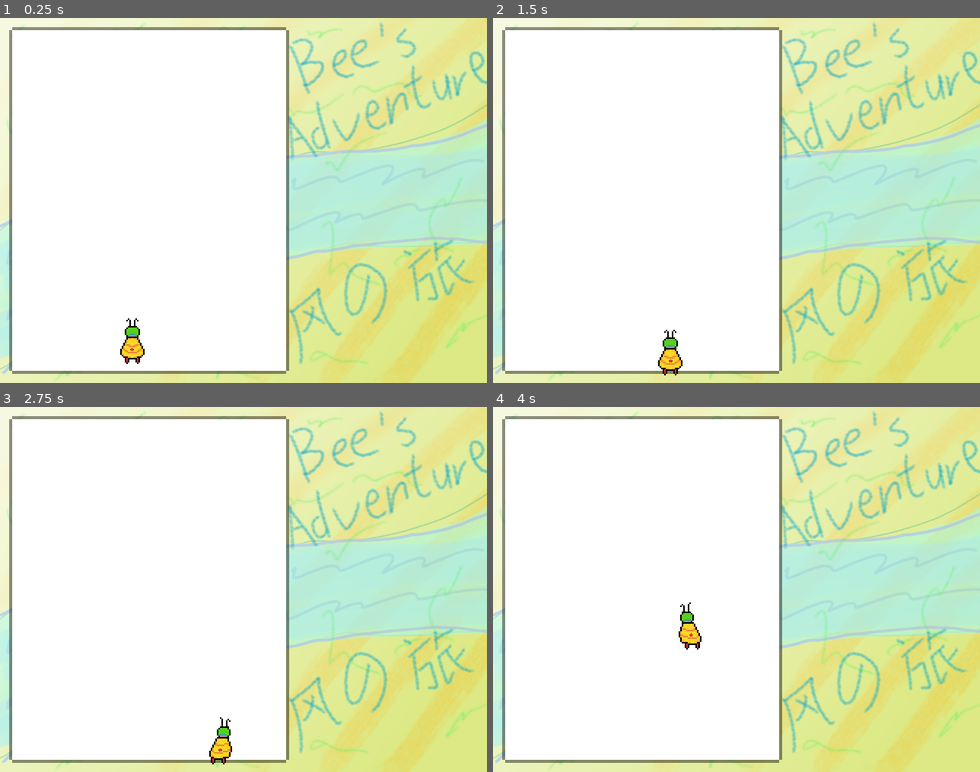
Above: before the commit, frames 1-4 (two rows, left to right).
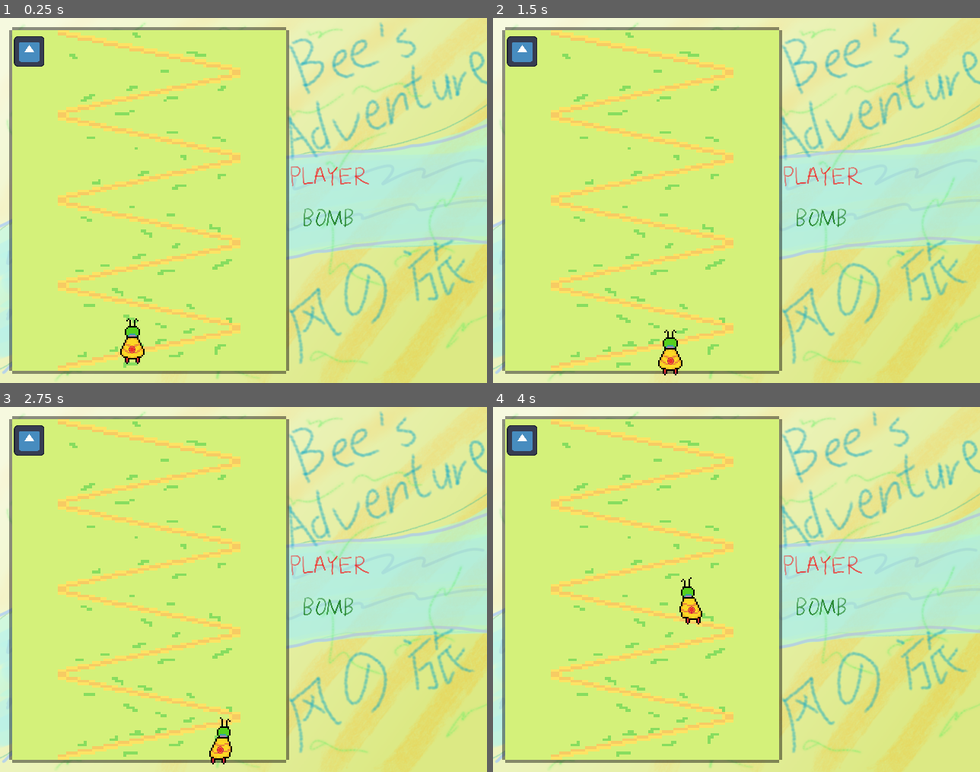
Above: after the commit, the same moments.

Repository: 2192375d/Bee-s-Adventure
Game: Godot game, scene res://game/main-game/main-game.tscn
Same seed, same stepped clock (60 frames per second), same inputs: the game is played once before the commit and once after it. Before the commit the project starts from res://game/main-game.tscn. The engine's default icon, where the game draws it, is replaced by a stand-in: a white triangle on a blue panel in a dark square.
Inputs:
- Up to frame 1 (0.25 s): no input
- Up to frame 2 (1.5 s): tap Enter at 0.5 s; hold Right (right) 0.53-1.28 s; hold Shift (focus) 0.53-1.28 s; hold Down (down) from 1.28 s (still down); tap Shift (focus) at 1.35 s
- Up to frame 3 (2.75 s): tap Space at 2 s; release Down (down) at 2.03 s; hold Right (right) from 2.03 s (still down); hold Shift (focus) from 2.03 s (still down)
- Up to frame 4 (4 s): release Right (right) at 2.78 s; release Shift (focus) at 2.78 s; hold Up (up) 2.78-3.53 s; tap Shift (focus) at 2.85 s; hold Left (left) from 3.53 s (still down); hold Shift (focus) from 3.53 s (still down)

The runs differ from the first frame. In frame 1, 53% of the frame differs, in the area x 2-76%, y 3-97%; in frame 2, 53%; in frame 3, 53%; in frame 4, 53%.

Commit message:
bad attempt

Diff:
--- a/action/action.gd
+++ b/action/action.gd
@@ -2,9 +2,4 @@
 
 extends Resource
 
-var owner: Node2D
-
-@abstract func run() -> void
-
-func setup(new_owner: Node2D) -> void:
-	owner = new_owner
+@abstract func run(context: ActionContext) -> void
--- /dev/null
+++ b/action/action_context.gd
@@ -0,0 +1,13 @@
+class_name ActionContext
+
+extends RefCounted
+
+var owner: Node2D
+var direction: float = NAN
+
+
+func copy() -> ActionContext:
+	var context: ActionContext = ActionContext.new()
+	context.owner = owner
+	context.direction = direction
+	return context
--- /dev/null
+++ b/action/action_modify_context.gd
@@ -0,0 +1,20 @@
+extends Action
+
+class_name ActionModifyContext
+
+@export var action: Action
+
+func run(context: ActionContext) -> void:
+	assert(action != null)
+	assert(context.owner != null)
+
+	var child_context: ActionContext = context.copy()
+	child_context.direction = _get_direction(context)
+
+	@warning_ignore("redundant_await")
+	await action.run(child_context)
+
+
+func _get_direction(context: ActionContext) -> float:
+	var difference: Vector2 = GameSession.get_player().position - context.owner.position
+	return difference.angle()
--- /dev/null
+++ b/action/action_repeat_action.gd
@@ -0,0 +1,15 @@
+extends Action
+
+class_name ActionRepeatAction
+
+@export var action: Action
+@export var delay: float
+@export var number_of_repeats: int
+
+func run(context: ActionContext) -> void:
+	assert(action != null)
+
+	for i in range(number_of_repeats):
+		@warning_ignore("redundant_await")
+		await action.run(context)
+		await Utils.wait(delay)
--- /dev/null
+++ b/action/action_run_parallel.gd
@@ -0,0 +1,11 @@
+extends Action
+
+class_name ActionRunParallel
+
+@export var actions: Array[Action]
+
+
+func run(context: ActionContext) -> void:
+	for action: Action in actions:
+		assert(action != null)
+		action.run(context)
--- /dev/null
+++ b/action/action_shoot_bullet.gd
@@ -0,0 +1,40 @@
+@tool
+extends Action
+class_name ActionShootBullet
+
+enum Mode {
+	FIXED_DIRECTION = 0,
+	CONTEXT_DIRECTION = 1,
+	PLAYER_DIRECTION = 2,
+}
+
+@export var bullet_scene: PackedScene
+@export var mode: Mode = Mode.FIXED_DIRECTION:
+	set(value):
+		mode = value
+		notify_property_list_changed()
+@export var angle: float = PI / 2
+@export var speed: float = 200
+
+
+func _validate_property(property: Dictionary) -> void:
+	if property.name == "angle" and mode != Mode.FIXED_DIRECTION:
+		property.usage = PROPERTY_USAGE_NO_EDITOR
+
+
+func run(context: ActionContext) -> void:
+	assert(context.owner != null)
+
+	var bullet: Bullet = bullet_scene.instantiate()
+	bullet.setup(context.owner.position, speed, _get_direction(context))
+	GameSession.get_game().add_child(bullet)
+
+
+func _get_direction(context: ActionContext) -> float:
+	if mode == Mode.CONTEXT_DIRECTION:
+		assert(not is_nan(context.direction))
+		return context.direction
+	if mode == Mode.PLAYER_DIRECTION:
+		var difference: Vector2 = GameSession.get_player().position - context.owner.position
+		return difference.angle()
+	return angle
--- a/action/action_spawn_enemy.gd
+++ b/action/action_spawn_enemy.gd
@@ -1,4 +1,6 @@
 extends Action
+
+class_name ActionSpawnEnemy
 
 enum SpawnpointMode {
 	GRID = 0,
@@ -10,7 +12,7 @@
 @export var actions: Array[Action]
 @export var hp: int
 
-func run() -> void:
+func run(_context: ActionContext) -> void:
 	var enemy: Enemy = enemy_scene.instantiate()
 	enemy.setup(spawnpoint.get_position(), actions, hp)
 	GameSession.get_game().add_child(enemy)
--- /dev/null
+++ b/action/resources/action_shoot_trial1.tres
@@ -0,0 +1,11 @@
+[gd_resource type="Resource" script_class="ActionModifyContext" format=3 uid="uid://vxhoy4xt8100"]
+
+[ext_resource type="Script" uid="uid://pmx0t0cgl0ib" path="res://action/action_modify_context.gd" id="1_am276"]
+
+[sub_resource type="Resource" id="Resource_am276"]
+script = ExtResource("1_am276")
+metadata/_custom_type_script = "uid://pmx0t0cgl0ib"
+
+[resource]
+script = ExtResource("1_am276")
+action = SubResource("Resource_am276")
--- a/autoloads/constants.gd
+++ b/autoloads/constants.gd
@@ -2,3 +2,6 @@
 
 var gamesize_x: float = 360
 var gamesize_y: float = 448
+
+var max_HP: int = 4
+var max_bomb: int = 4
--- a/autoloads/database/enemy_db.gd
+++ /dev/null
@@ -1,12 +0,0 @@
-extends Node
-
-enum EnemyEnum {
-	BASE = 0
-}
-
-var enemy_enum_dictionary: Dictionary[EnemyEnum, PackedScene] = {
-	EnemyEnum.BASE: load("uid://cl8xwiou2wf3k")
-}
-
-func get_enemy_scene(enemy_enum: EnemyEnum) -> PackedScene:
-	return enemy_enum_dictionary[enemy_enum]
--- a/autoloads/game_session.gd
+++ b/autoloads/game_session.gd
@@ -1,6 +1,10 @@
 extends Node
 
 var game: Game
+var player: Player
+
+var player_HP: int
+var player_bomb: int
 
 func get_game() -> Game:
 	assert(game != null)
@@ -11,5 +15,20 @@
 	assert(new_game != null)
 	game = new_game
 
+	player_HP = 2
+	player_bomb = 2
+
 func end_game() -> void:
 	game = null
+
+func get_player() -> Player:
+	assert(player != null)
+	return player
+
+func set_player(new_player: Player) -> void:
+	assert(player == null)
+	assert(new_player != null)
+	player = new_player
+
+func end_player() -> void:
+	player = null
--- /dev/null
+++ b/autoloads/utils.gd
@@ -0,0 +1,5 @@
+extends Node
+
+# async function, creates a new timer, waits for time_interval seconds
+func wait(time_interval: float) -> void:
+	await get_tree().create_timer(time_interval).timeout
--- /dev/null
+++ b/bullet/bullet-shard.tscn
@@ -0,0 +1,119 @@
+[gd_scene format=3 uid="uid://vf5gjkugss73"]
+
+[ext_resource type="Script" uid="uid://crbjckd5fut72" path="res://bullet/bullet.gd" id="1_v7oki"]
+[ext_resource type="Texture2D" uid="uid://d3ounuyaehbvy" path="res://bullet/shard-Sheet.png" id="2_6wip1"]
+
+[sub_resource type="RectangleShape2D" id="RectangleShape2D_v7oki"]
+size = Vector2(4, 2)
+
+[sub_resource type="AtlasTexture" id="AtlasTexture_0qjqd"]
+atlas = ExtResource("2_6wip1")
+region = Rect2(0, 0, 16, 16)
+
+[sub_resource type="AtlasTexture" id="AtlasTexture_xvnxm"]
+atlas = ExtResource("2_6wip1")
+region = Rect2(16, 0, 16, 16)
+
+[sub_resource type="AtlasTexture" id="AtlasTexture_ynyjt"]
+atlas = ExtResource("2_6wip1")
+region = Rect2(32, 0, 16, 16)
+
+[sub_resource type="AtlasTexture" id="AtlasTexture_3udht"]
+atlas = ExtResource("2_6wip1")
+region = Rect2(48, 0, 16, 16)
+
+[sub_resource type="AtlasTexture" id="AtlasTexture_86agt"]
+atlas = ExtResource("2_6wip1")
+region = Rect2(64, 0, 16, 16)
+
+[sub_resource type="AtlasTexture" id="AtlasTexture_w86ck"]
+atlas = ExtResource("2_6wip1")
+region = Rect2(80, 0, 16, 16)
+
+[sub_resource type="AtlasTexture" id="AtlasTexture_6dxiy"]
+atlas = ExtResource("2_6wip1")
+region = Rect2(96, 0, 16, 16)
+
+[sub_resource type="AtlasTexture" id="AtlasTexture_um5lb"]
+atlas = ExtResource("2_6wip1")
+region = Rect2(112, 0, 16, 16)
+
+[sub_resource type="AtlasTexture" id="AtlasTexture_ftesn"]
+atlas = ExtResource("2_6wip1")
+region = Rect2(128, 0, 16, 16)
+
+[sub_resource type="AtlasTexture" id="AtlasTexture_8p2yi"]
+atlas = ExtResource("2_6wip1")
+region = Rect2(144, 0, 16, 16)
+
+[sub_resource type="AtlasTexture" id="AtlasTexture_iu5sv"]
+atlas = ExtResource("2_6wip1")
+region = Rect2(160, 0, 16, 16)
+
+[sub_resource type="AtlasTexture" id="AtlasTexture_udjwv"]
+atlas = ExtResource("2_6wip1")
+region = Rect2(176, 0, 16, 16)
+
+[sub_resource type="SpriteFrames" id="SpriteFrames_56lgj"]
+animations = [{
+"frames": [{
+"duration": 1.0,
+"texture": SubResource("AtlasTexture_0qjqd")
+}, {
+"duration": 1.0,
+"texture": SubResource("AtlasTexture_xvnxm")
+}, {
+"duration": 1.0,
+"texture": SubResource("AtlasTexture_ynyjt")
+}, {
+"duration": 1.0,
+"texture": SubResource("AtlasTexture_3udht")
+}, {
+"duration": 1.0,
+"texture": SubResource("AtlasTexture_86agt")
+}, {
+"duration": 1.0,
+"texture": SubResource("AtlasTexture_w86ck")
+}, {
+"duration": 1.0,
+"texture": SubResource("AtlasTexture_6dxiy")
+}, {
+"duration": 1.0,
+"texture": SubResource("AtlasTexture_um5lb")
+}, {
+"duration": 1.0,
+"texture": SubResource("AtlasTexture_ftesn")
+}, {
+"duration": 1.0,
+"texture": SubResource("AtlasTexture_8p2yi")
+}, {
+"duration": 1.0,
+"texture": SubResource("AtlasTexture_iu5sv")
+}, {
+"duration": 1.0,
+"texture": SubResource("AtlasTexture_udjwv")
+}],
+"loop": true,
+"name": &"default",
+"speed": 30.0
+}]
+
+[node name="bullet" type="Area2D" unique_id=161163662 node_paths=PackedStringArray("animation")]
+z_index = 4096
+script = ExtResource("1_v7oki")
+speed = 10.0
+direction = 1.0
+animation = NodePath("AnimatedSprite2D")
+metadata/_custom_type_script = "uid://crbjckd5fut72"
+
+[node name="CollisionShape2D" type="CollisionShape2D" parent="." unique_id=824151333]
+scale = Vector2(0.99999994, 0.99999994)
+shape = SubResource("RectangleShape2D_v7oki")
+
+[node name="AnimatedSprite2D" type="AnimatedSprite2D" parent="." unique_id=1948596459]
+rotation = 1.5707964
+sprite_frames = SubResource("SpriteFrames_56lgj")
+frame_progress = 0.9406068
+
+[connection signal="area_entered" from="." to="." method="_on_area_entered"]
+[connection signal="body_entered" from="." to="." method="_on_body_entered"]
--- /dev/null
+++ b/bullet/bullet-spike.tscn
@@ -0,0 +1,33 @@
+[gd_scene format=3 uid="uid://cbr6n8jecj1l7"]
+
+[ext_resource type="Script" uid="uid://crbjckd5fut72" path="res://bullet/bullet.gd" id="1_5d85f"]
+[ext_resource type="Texture2D" uid="uid://dkf24seli3drj" path="res://bullet/spike.png" id="2_5d85f"]
+
+[sub_resource type="SpriteFrames" id="SpriteFrames_5d85f"]
+animations = [{
+"frames": [{
+"duration": 1.0,
+"texture": ExtResource("2_5d85f")
+}],
+"loop": true,
+"name": &"default",
+"speed": 5.0
+}]
+
+[node name="bullet" type="Area2D" unique_id=161163662 node_paths=PackedStringArray("animation")]
+z_index = 4096
+script = ExtResource("1_5d85f")
+speed = 10.0
+direction = 1.0
+animation = NodePath("AnimatedSprite2D")
+metadata/_custom_type_script = "uid://crbjckd5fut72"
+
+[node name="AnimatedSprite2D" type="AnimatedSprite2D" parent="." unique_id=1618633331]
+rotation = 1.5707964
+sprite_frames = SubResource("SpriteFrames_5d85f")
+
+[node name="CollisionPolygon2D" type="CollisionPolygon2D" parent="." unique_id=1547567186]
+polygon = PackedVector2Array(-6, -4, 6, 0, -6, 4)
+
+[connection signal="area_entered" from="." to="." method="_on_area_entered"]
+[connection signal="body_entered" from="." to="." method="_on_body_entered"]
--- a/bullet/bullet.gd
+++ b/bullet/bullet.gd
@@ -4,7 +4,11 @@
 
 @export var speed: float = 80
 @export var direction: float = PI
+@export var animation: AnimatedSprite2D
 
+
+func _ready() -> void:
+	animation.play("default")
 
 func setup(spawnpoint: Vector2, new_speed: float, new_direction: float) -> void:
 	position = spawnpoint
@@ -15,3 +19,9 @@
 	position.x += speed * delta * cos(direction)
 	position.y += speed * delta * sin(direction)
 	rotation = direction
+
+func _on_body_entered(body: Node2D) -> void:
+	if body.is_in_group("Border"):
+		queue_free()
+	if body is Player:
+		print("player hit!")
--- a/bullet/bullet.tscn
+++ /dev/null
@@ -1,24 +0,0 @@
-[gd_scene format=3 uid="uid://vf5gjkugss73"]
-
-[ext_resource type="Script" uid="uid://crbjckd5fut72" path="res://bullet/bullet.gd" id="1_v7oki"]
-
-[sub_resource type="CanvasTexture" id="CanvasTexture_rtl8c"]
-
-[sub_resource type="RectangleShape2D" id="RectangleShape2D_v7oki"]
-size = Vector2(4, 2)
-
-[node name="bullet" type="Area2D" unique_id=161163662]
-scale = Vector2(7, 7)
-script = ExtResource("1_v7oki")
-speed = 10.0
-direction = 1.0
-metadata/_custom_type_script = "uid://crbjckd5fut72"
-
-[node name="Sprite2D" type="Sprite2D" parent="." unique_id=2133278521]
-position = Vector2(-8.940697e-08, 0)
-scale = Vector2(4, 2)
-texture = SubResource("CanvasTexture_rtl8c")
-
-[node name="CollisionShape2D" type="CollisionShape2D" parent="." unique_id=824151333]
-scale = Vector2(0.99999994, 0.99999994)
-shape = SubResource("RectangleShape2D_v7oki")
--- a/enemy/enemy.gd
+++ b/enemy/enemy.gd
@@ -10,11 +10,12 @@
 	hp = new_hp
 	position = spawnpoint
 
-func run() -> void:
+func _ready() -> void:
+	var context: ActionContext = ActionContext.new()
+	context.owner = self
 
 	for action: Action in actions:
-		action.setup(self)
 		@warning_ignore("redundant_await")
-		await action.run()
+		await action.run(context)
 
 	print("enemy: ", self , ", action complete")
--- a/game/chapter/chapter.gd
+++ b/game/chapter/chapter.gd
@@ -1,7 +1,15 @@
-@abstract class_name Chapter
+class_name Chapter
 
-extends Node
+extends Resource
 
-@abstract func setup() -> void
+@export var actions: Array[Action]
 
-@abstract func run() -> void
+func run() -> void:
+	print("chapter: ", self, " started")
+	var context: ActionContext = ActionContext.new()
+
+	for action: Action in actions:
+		@warning_ignore("redundant_await")
+		await action.run(context)
+
+	print("chatper: ", self, " ended")
--- a/game/game.gd
+++ b/game/game.gd
@@ -3,7 +3,11 @@
 class_name Game
 
 @export var chapters: Array[Chapter]
+@export var player: Player
 
 func _ready() -> void:
-	Log.add_message("game running")
 	GameSession.set_game(self)
+	GameSession.set_player(player)
+
+	for chapter: Chapter in chapters:
+		await chapter.run()
--- a/game/game.tscn
+++ b/game/game.tscn
@@ -1,7 +1,29 @@
 [gd_scene format=3 uid="uid://c7nys4vbxchxj"]
 
 [ext_resource type="Script" uid="uid://ysefr2f0r0k5" path="res://game/game.gd" id="1_vasa2"]
+[ext_resource type="Script" uid="uid://cvng41fh2rs6r" path="res://game/chapter/chapter.gd" id="2_4fuuu"]
 [ext_resource type="PackedScene" uid="uid://baxmvecpiqym3" path="res://player/Player.tscn" id="2_vasa2"]
+[ext_resource type="Script" uid="uid://dp28skslf804j" path="res://action/action.gd" id="3_dxrkv"]
+[ext_resource type="PackedScene" uid="uid://cl8xwiou2wf3k" path="res://enemy/scenes/enemy.tscn" id="4_u5opy"]
+[ext_resource type="Script" uid="uid://dun0eliyueoin" path="res://action/action_spawn_enemy.gd" id="5_y36n6"]
+[ext_resource type="Script" uid="uid://xy43mn27kw1u" path="res://position_data.gd" id="6_l8g03"]
+[ext_resource type="Texture2D" uid="uid://dqvicg7166xwb" path="res://other-assets/background.png" id="8_y36n6"]
+
+[sub_resource type="Resource" id="Resource_y36n6"]
+script = ExtResource("6_l8g03")
+metadata/_custom_type_script = "uid://xy43mn27kw1u"
+
+[sub_resource type="Resource" id="Resource_dakft"]
+script = ExtResource("5_y36n6")
+enemy_scene = ExtResource("4_u5opy")
+spawnpoint = SubResource("Resource_y36n6")
+hp = 2
+metadata/_custom_type_script = "uid://dun0eliyueoin"
+
+[sub_resource type="Resource" id="Resource_l8g03"]
+script = ExtResource("2_4fuuu")
+actions = Array[ExtResource("3_dxrkv")]([SubResource("Resource_dakft")])
+metadata/_custom_type_script = "uid://cvng41fh2rs6r"
 
 [sub_resource type="RectangleShape2D" id="RectangleShape2D_h7iqs"]
 size = Vector2(4, 448)
@@ -12,22 +34,17 @@
 [sub_resource type="RectangleShape2D" id="RectangleShape2D_vasa2"]
 size = Vector2(360, 4)
 
-[node name="Game" type="Node2D" unique_id=1773648866]
+[node name="Game" type="Node2D" unique_id=1773648866 node_paths=PackedStringArray("player")]
 script = ExtResource("1_vasa2")
+chapters = Array[ExtResource("2_4fuuu")]([SubResource("Resource_l8g03")])
+player = NodePath("Player")
 metadata/_custom_type_script = "uid://ysefr2f0r0k5"
-
-[node name="Chapters" type="Node" parent="." unique_id=1495966607]
 
 [node name="Player" parent="." unique_id=91950019 instance=ExtResource("2_vasa2")]
 z_index = 20
 position = Vector2(180, 400)
-speed = 200.0
 
-[node name="Background" type="ColorRect" parent="." unique_id=244097874]
-offset_right = 360.0
-offset_bottom = 448.0
-
-[node name="BorderLeft" type="StaticBody2D" parent="." unique_id=671873581]
+[node name="BorderLeft" type="StaticBody2D" parent="." unique_id=671873581 groups=["Border"]]
 position = Vector2(-2, 224)
 
 [node name="CollisionShape2D" type="CollisionShape2D" parent="BorderLeft" unique_id=1520314900]
@@ -40,7 +57,7 @@
 offset_bottom = 224.0
 color = Color(0, 0, 0, 0.43529412)
 
-[node name="BorderRight" type="StaticBody2D" parent="." unique_id=1559789703]
+[node name="BorderRight" type="StaticBody2D" parent="." unique_id=1559789703 groups=["Border"]]
 position = Vector2(362, 224)
 
 [node name="CollisionShape2D" type="CollisionShape2D" parent="BorderRight" unique_id=976210112]
@@ -53,7 +70,7 @@
 offset_bottom = 224.0
 color = Color(0, 0, 0, 0.43529412)
 
-[node name="BorderTop" type="StaticBody2D" parent="." unique_id=1438711696]
+[node name="BorderTop" type="StaticBody2D" parent="." unique_id=1438711696 groups=["Border"]]
 position = Vector2(180, -2)
 
 [node name="CollisionShape2D" type="CollisionShape2D" parent="BorderTop" unique_id=698959948]
@@ -66,7 +83,7 @@
 offset_bottom = 2.0
 color = Color(0, 0, 0, 0.43529412)
 
-[node name="BorderBottom" type="StaticBody2D" parent="." unique_id=1370124505]
+[node name="BorderBottom" type="StaticBody2D" parent="." unique_id=1370124505 groups=["Border"]]
 position = Vector2(180, 450)
 
 [node name="CollisionShape2D" type="CollisionShape2D" parent="BorderBottom" unique_id=246545202]
@@ -78,3 +95,16 @@
 offset_right = 180.0
 offset_bottom = 2.0
 color = Color(0, 0, 0, 0.43529412)
+
+[node name="ColorRect" type="ColorRect" parent="." unique_id=1090104896]
+z_index = -10
+offset_right = 360.0
+offset_bottom = 448.0
+
+[node name="TextureRect" type="TextureRect" parent="." unique_id=2049217621]
+modulate = Color(1, 1, 1, 0.70980394)
+z_index = -5
+offset_right = 360.0
+offset_bottom = 448.0
+texture = ExtResource("8_y36n6")
+expand_mode = 1
--- a/game/main-game.tscn
+++ /dev/null
@@ -1,20 +0,0 @@
-[gd_scene format=3 uid="uid://dropsn8m4mvph"]
-
-[ext_resource type="PackedScene" uid="uid://c7nys4vbxchxj" path="res://game/game.tscn" id="1_dox7j"]
-[ext_resource type="Texture2D" uid="uid://ds5xvrtbe0hlh" path="res://other-assets/main-game.png" id="2_0r78k"]
-
-[node name="MainGame" type="Control" unique_id=332004519]
-layout_mode = 3
-anchors_preset = 0
-offset_right = 40.0
-offset_bottom = 40.0
-
-[node name="TextureRect" type="TextureRect" parent="." unique_id=1725621398]
-layout_mode = 0
-anchor_right = 16.0
-anchor_bottom = 12.0
-texture = ExtResource("2_0r78k")
-metadata/_edit_use_anchors_ = true
-
-[node name="Game" parent="." unique_id=1773648866 instance=ExtResource("1_dox7j")]
-position = Vector2(16, 16)
--- /dev/null
+++ b/game/main-game/main-game.tscn
@@ -0,0 +1,42 @@
+[gd_scene format=3 uid="uid://dropsn8m4mvph"]
+
+[ext_resource type="Texture2D" uid="uid://ds5xvrtbe0hlh" path="res://other-assets/main-game.png" id="1_xfj1l"]
+[ext_resource type="PackedScene" uid="uid://c7nys4vbxchxj" path="res://game/game.tscn" id="2_x2sn0"]
+[ext_resource type="Texture2D" uid="uid://dt75tvsv7tkb0" path="res://game/main-game/assets/PLAYER_UI.png" id="3_7wrx2"]
+[ext_resource type="Texture2D" uid="uid://boro05pk0gpgh" path="res://game/main-game/assets/BOMB_UI.png" id="4_jtg4o"]
+
+[node name="MainGame" type="Control" unique_id=332004519]
+layout_mode = 3
+anchors_preset = 0
+offset_right = 40.0
+offset_bottom = 40.0
+
+[node name="TextureRect" type="TextureRect" parent="." unique_id=1725621398]
+z_index = -99
+layout_mode = 1
+anchors_preset = -1
+anchor_right = 16.0
+anchor_bottom = 12.0
+texture = ExtResource("1_xfj1l")
+metadata/_edit_use_anchors_ = true
+
+[node name="Game" parent="." unique_id=1773648866 instance=ExtResource("2_x2sn0")]
+position = Vector2(16, 16)
+
+[node name="PLAYER_UI" type="TextureRect" parent="." unique_id=570452777]
+layout_mode = 0
+offset_left = 374.0
+offset_top = 190.0
+offset_right = 839.0
+offset_bottom = 324.0
+scale = Vector2(0.25, 0.25)
+texture = ExtResource("3_7wrx2")
+
+[node name="BOMB_UI" type="TextureRect" parent="." unique_id=1472709213]
+layout_mode = 0
+offset_left = 396.0
+offset_top = 247.0
+offset_right = 703.0
+offset_bottom = 364.0
+scale = Vector2(0.25, 0.25)
+texture = ExtResource("4_jtg4o")
--- a/player/Player.tscn
+++ b/player/Player.tscn
@@ -1,7 +1,7 @@
 [gd_scene format=3 uid="uid://baxmvecpiqym3"]
 
 [ext_resource type="Script" uid="uid://82ecuufsfs51" path="res://player/player.gd" id="1_3c3w1"]
-[ext_resource type="Script" uid="uid://xy43mn27kw1u" path="res://action/position_data.gd" id="2_x8kxw"]
+[ext_resource type="Script" uid="uid://xy43mn27kw1u" path="res://position_data.gd" id="2_x8kxw"]
 [ext_resource type="Script" uid="uid://dtii8fgd01mp5" path="res://player/hitbox_dot.gd" id="3_83hs8"]
 [ext_resource type="Texture2D" uid="uid://b6gvbwfk206ca" path="res://player/hitbox-dot.png" id="3_wnvi2"]
 [ext_resource type="Texture2D" uid="uid://d1r466g7kvc8c" path="res://player/asset/bee-default.png" id="3_x8kxw"]
@@ -61,6 +61,7 @@
 [node name="Player" type="CharacterBody2D" unique_id=966883940 node_paths=PackedStringArray("animation")]
 input_pickable = true
 script = ExtResource("1_3c3w1")
+speed = 240.0
 spawnpoint = SubResource("Resource_aqcbf")
 animation = NodePath("AnimatedSprite2D")
 metadata/_custom_type_script = "uid://82ecuufsfs51"
@@ -69,7 +70,6 @@
 position = Vector2(0, -11)
 scale = Vector2(2, 2)
 sprite_frames = SubResource("SpriteFrames_3c3w1")
-animation = &"left"
 
 [node name="CollisionShape2D" type="CollisionShape2D" parent="." unique_id=1345440828]
 shape = SubResource("RectangleShape2D_ulp21")
@@ -79,7 +79,7 @@
 metadata/_custom_type_script = "uid://dtii8fgd01mp5"
 
 [node name="AnimatedSprite2D2" type="AnimatedSprite2D" parent="HitboxDot" unique_id=862461416]
-scale = Vector2(0.3, 0.3)
+scale = Vector2(0.6, 0.6)
 sprite_frames = SubResource("SpriteFrames_83hs8")
 
 [node name="CollisionShape2D" type="CollisionShape2D" parent="HitboxDot" unique_id=1906681051]
--- a/project.godot
+++ b/project.godot
@@ -21,6 +21,7 @@
 Log="*uid://ts02a7pckctx"
 EnemyDB="*uid://cb65amk214q7d"
 Constants="*uid://dl44hewndhgnf"
+Utils="*uid://bxrokalft5y7m"
 
 [display]
 
@@ -30,6 +31,10 @@
 window/size/initial_position_type=0
 window/size/resizable=false
 window/stretch/mode="viewport"
+
+[global_group]
+
+Border=""
 
 [input]
 
Not shown, added: action/action_context.gd.uid
Not shown, added: action/action_modify_context.gd.uid
Not shown, added: action/action_repeat_action.gd.uid
Not shown, added: action/action_run_parallel.gd.uid
Not shown, added: action/action_shoot_bullet.gd.uid
Not shown, removed: autoloads/database/enemy_db.gd.uid
Not shown, added: autoloads/utils.gd.uid
Binary file added: bullet/shard-Sheet.png
Not shown, added: bullet/shard-Sheet.png.import
Binary file added: bullet/spike.png
Not shown, added: bullet/spike.png.import
Binary file added: game/main-game/assets/BOMB_UI.png
(and 28 more such lines)
